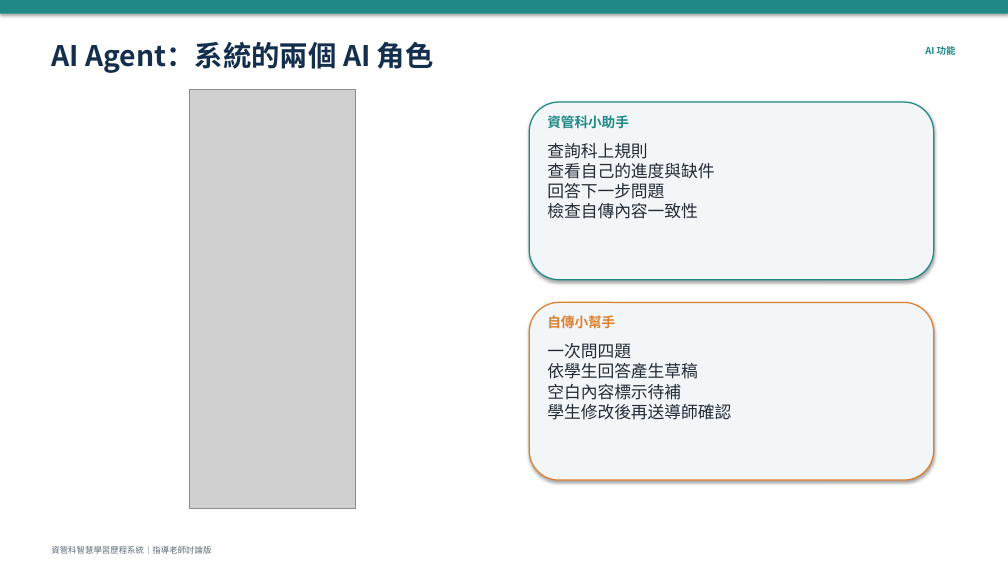
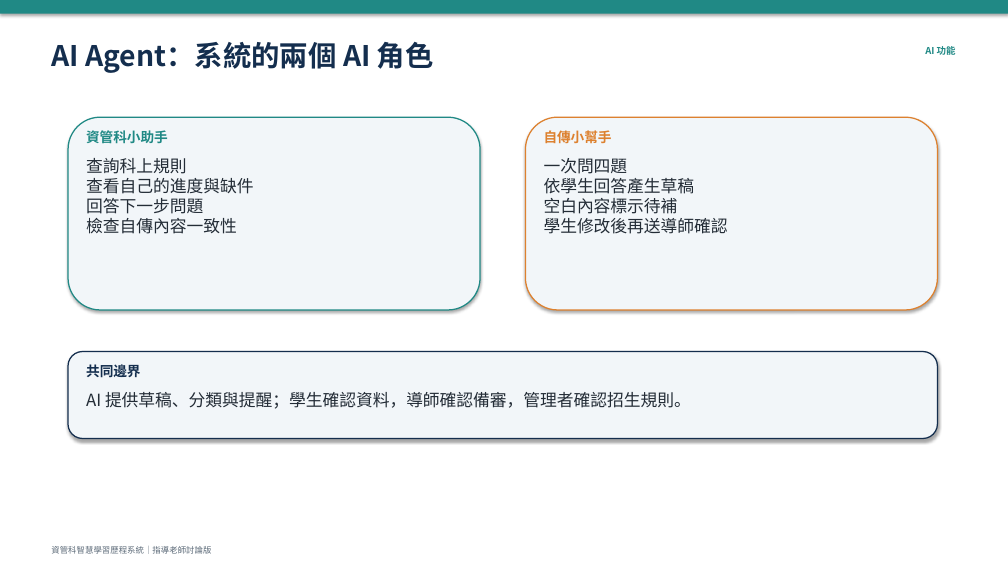
Before and after one commit to vujhdcusa/1028, a slide deck: slide 11 of docs/AI_指導老師討論簡報_2026-10-07.pptx (slide 10 before the commit). Drawn at 1008x567 pixels with LibreOffice and Linux fonts; fonts in the diff are those of the drawing; grey boxes stand for pictures. Boxes give left, top, right and bottom in pixels: in the first picture for what was removed or moved away, otherwise in the second. Text is boxed around its words. In the diff, an @@ line names an element or a change of style, - is before the commit and + after.

```diff
--- a/docs/AI_指導老師討論簡報_2026-10-07.pptx
+++ b/docs/AI_指導老師討論簡報_2026-10-07.pptx
@@ picture removed at box(189, 89, 355, 509) @@
@@ rounded rectangle added at box(68, 117, 480, 310), fill #F2F6F9, outline #208985 1.2 pt @@
@@ rounded rectangle: place and size @@
-rounded rectangle at box(529, 102, 934, 280)
+rounded rectangle at box(526, 117, 938, 310)
@@ rounded rectangle at box(526, 117, 938, 310): outline #208985 1.2 pt to #DD812F 1.2 pt @@
@@ text "資管科小助手": place and size @@
-text "資管科小助手" at box(547, 115, 629, 129)
+text "資管科小助手" at box(86, 130, 168, 144)
@@ text "自傳小幫手": place and size @@
-text "自傳小幫手" at box(547, 315, 615, 329)
+text "自傳小幫手" at box(544, 130, 612, 144)
@@ text "查詢科上規則 查看自己的進度與缺件 回答下一步問題 檢查自傳內容一致性": place and size @@
-text "查詢科上規則 查看自己的進度與缺件 回答下一步問題 檢查自傳內容一致性" at box(547, 143, 714, 219)
+text "查詢科上規則 查看自己的進度與缺件 回答下一步問題 檢查自傳內容一致性" at box(86, 158, 253, 234)
@@ text "一次問四題 依學生回答產生草稿 空白內容標示待補 學生修改後再送導師確認": place and size @@
-text "一次問四題 依學生回答產生草稿 空白內容標示待補 學生修改後再送導師確認" at box(547, 343, 731, 420)
+text "一次問四題 依學生回答產生草稿 空白內容標示待補 學生修改後再送導師確認" at box(544, 158, 728, 234)
@@ rounded rectangle removed at box(529, 302, 934, 480) @@
@@ rounded rectangle added at box(68, 352, 938, 439), fill #F2F6F9, outline #142E4E 1.2 pt @@
@@ text added at box(86, 364, 140, 377), 13 pt, text #142E4E, bold @@
+共同邊界
@@ text added at box(86, 392, 691, 409), 16 pt, text #232C36 @@
+AI 提供草稿、分類與提醒；學生確認資料，導師確認備審，管理者確認招生規則。
```
Also in this commit, not shown: 9 other slides changed, 1 slide added, 8 slides removed, 4 other files.
